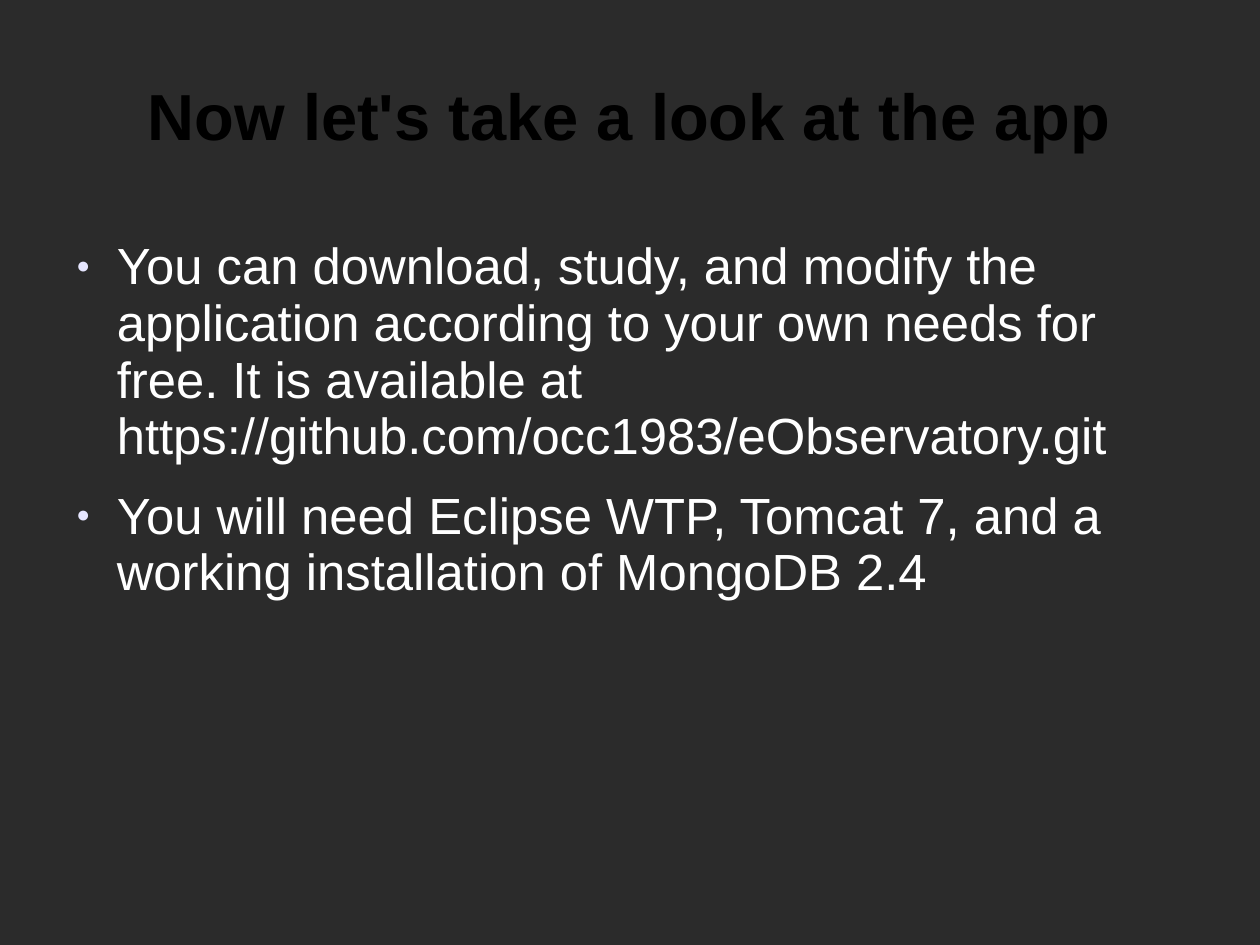
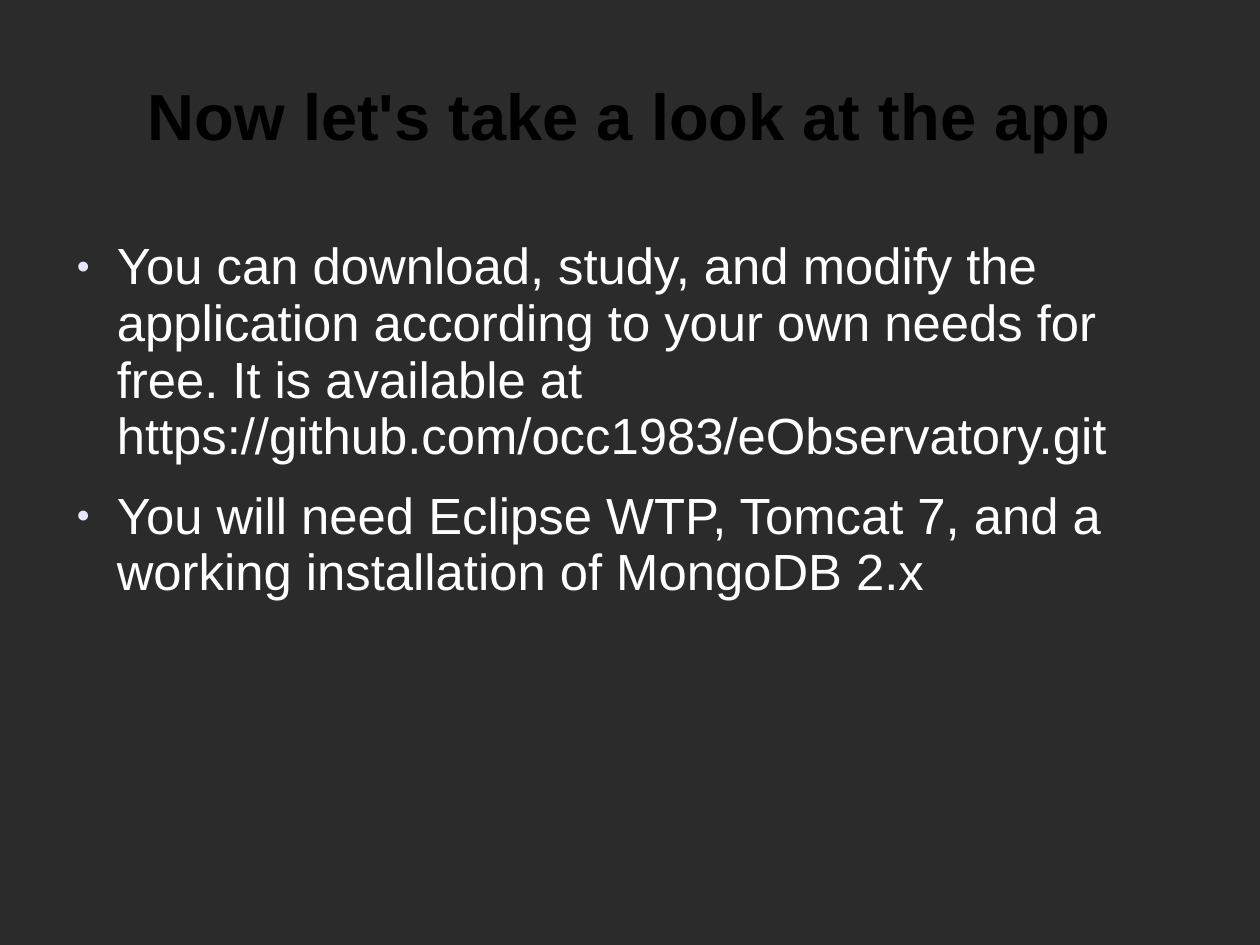
Before and after one commit to occ1983/eObservatory, a slide deck: slide 7 of eObservatory/NASA_PRESENTATION.ppt. Drawn at 1260x945 pixels with LibreOffice and Linux fonts; fonts in the diff are those of the drawing; background and template pictures are left out; a plain dark background stands for a picture behind light text. Boxes give left, top, right and bottom in pixels: in the first picture for what was removed or moved away, otherwise in the second. Text is boxed around its words. In the diff, an @@ line names an element or a change of style, - is before the commit and + after.

Commit message:
README file and presentation

```diff
--- a/eObservatory/NASA_PRESENTATION.ppt
+++ b/eObservatory/NASA_PRESENTATION.ppt
@@ text at [117, 497, 1101, 601]: text changed @@
-● You will need Eclipse WTP, Tomcat 7, and a working installation of MongoDB 2.4
+● You will need Eclipse WTP, Tomcat 7, and a working installation of MongoDB 2.x
```
Also in this commit, not shown: 1 other file.
